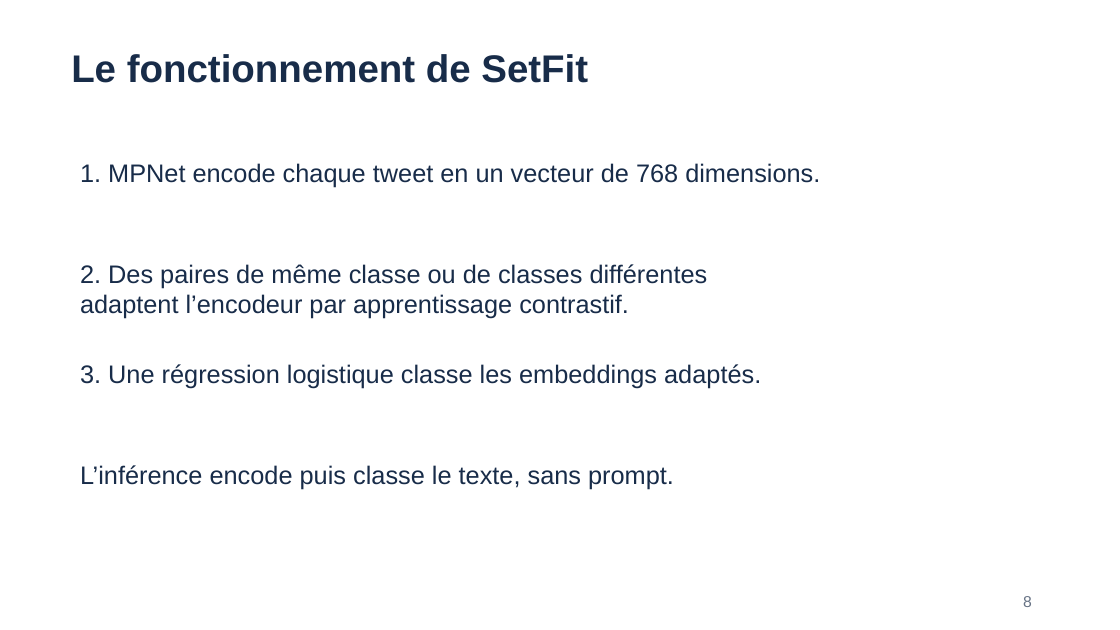
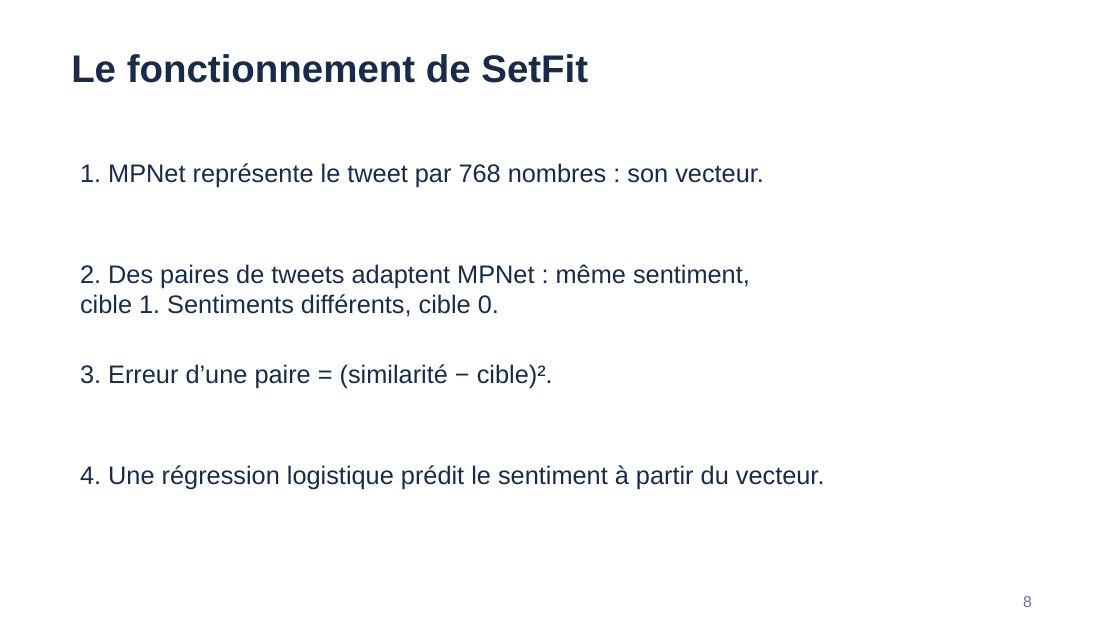
Before and after one commit to CaNaLLx/OpenClassrooms_projet_9, a slide deck: slide 8 of Livrables/CHARDON_Allan_5_presentation_082026.pptx. Drawn at 1120x630 pixels with LibreOffice and Linux fonts; fonts in the diff are those of the drawing. Boxes give left, top, right and bottom in pixels: in the first picture for what was removed or moved away, otherwise in the second. Text is boxed around its words. In the diff, an @@ line names an element or a change of style, - is before the commit and + after.

```diff
--- a/Livrables/CHARDON_Allan_5_presentation_082026.pptx
+++ b/Livrables/CHARDON_Allan_5_presentation_082026.pptx
@@ text at [80,163,764,188]: text changed @@
-1. MPNet encode chaque tweet en un vecteur de 768 dimensions.
+1. MPNet représente le tweet par 768 nombres : son vecteur.
@@ text at [80,264,750,317]: text changed @@
-2. Des paires de même classe ou de classes différentes
-adaptent l’encodeur par apprentissage contrastif.
+2. Des paires de tweets adaptent MPNet : même sentiment,
+cible 1. Sentiments différents, cible 0.
@@ text at [80,364,553,389]: text changed @@
-3. Une régression logistique classe les embeddings adaptés.
+3. Erreur d’une paire = (similarité − cible)².
@@ text at [80,465,825,490]: text changed @@
-L’inférence encode puis classe le texte, sans prompt.
+4. Une régression logistique prédit le sentiment à partir du vecteur.
```
Also in this commit, not shown: 15 other slides changed, 15 other files.
